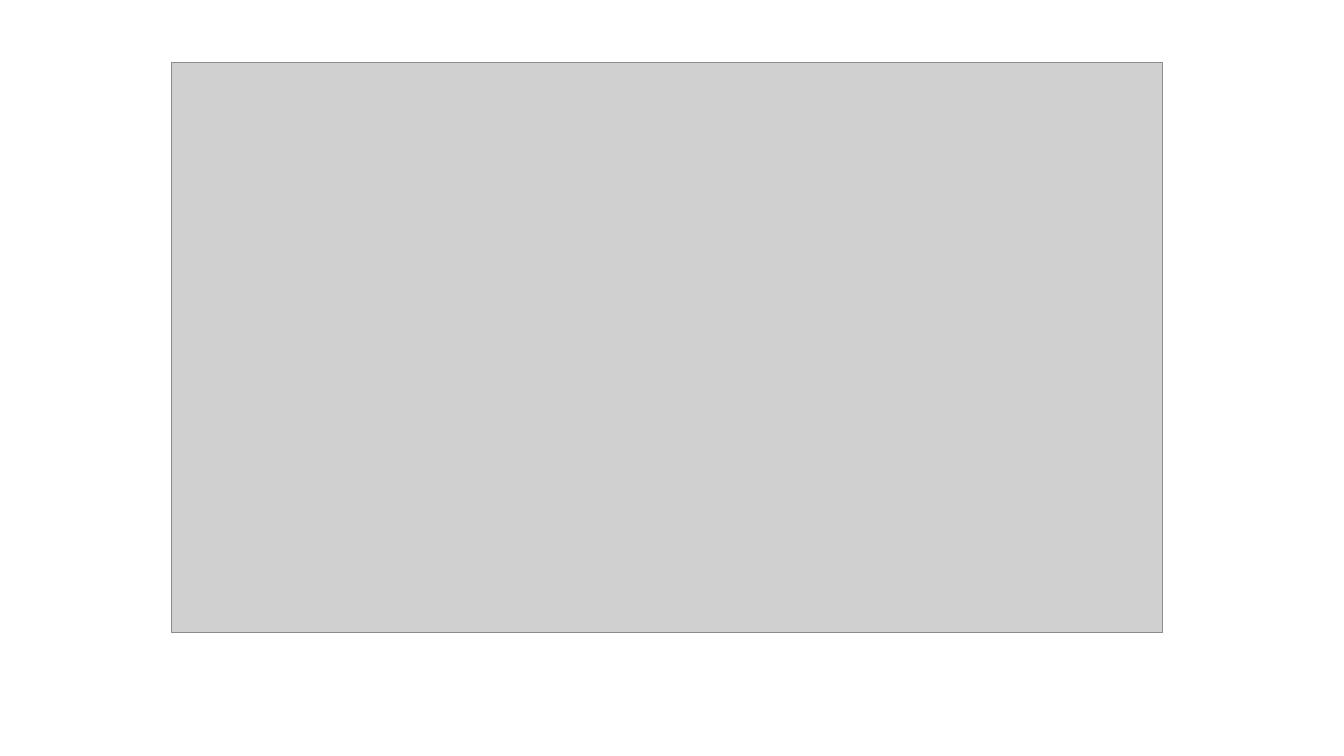
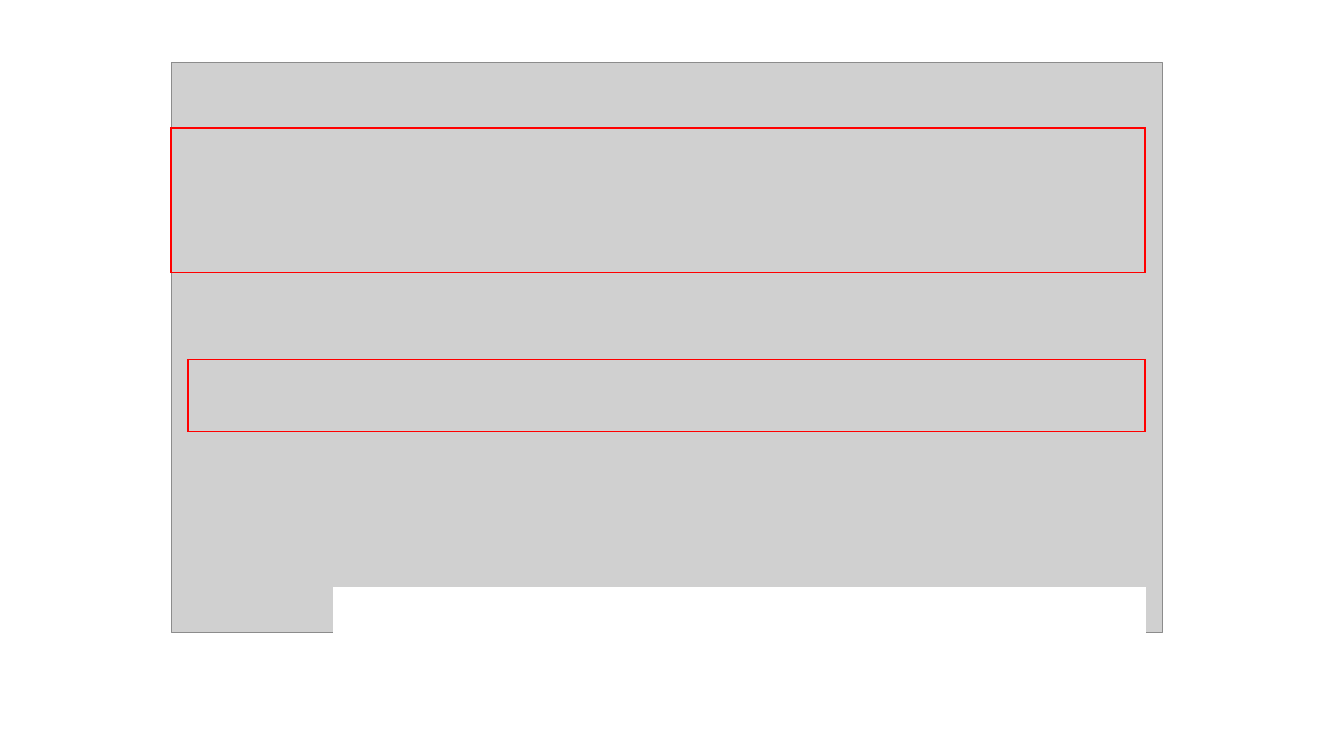
Before and after one commit to zaboltar/zaboltar.github.io, a slide deck: slide 14 of assets uarm/2022 2 UARM Etica PCrit/Arendt - pensar y reflx morales - de la historia a la accion.pptx. Drawn at 1344x756 pixels with LibreOffice and Linux fonts; fonts in the diff are those of the drawing; grey boxes stand for pictures. Boxes give left, top, right and bottom in pixels: in the first picture for what was removed or moved away, otherwise in the second. Text is boxed around its words. In the diff, an @@ line names an element or a change of style, - is before the commit and + after.

```diff
--- a/assets uarm/2022 2 UARM Etica PCrit/Arendt - pensar y reflx morales - de la historia a la accion.pptx
+++ b/assets uarm/2022 2 UARM Etica PCrit/Arendt - pensar y reflx morales - de la historia a la accion.pptx
@@ rectangle added at [171, 128, 1145, 272], outline #FF0000 1 pt @@
@@ rectangle added at [189, 360, 1145, 433], outline #FF0000 1 pt @@
@@ rectangle added at [334, 588, 1144, 632], fill #FFFFFF, outline #FFFFFF 1 pt @@
```
Also in this commit, not shown: 11 other slides changed, 10 slides added, 10 slides removed.
